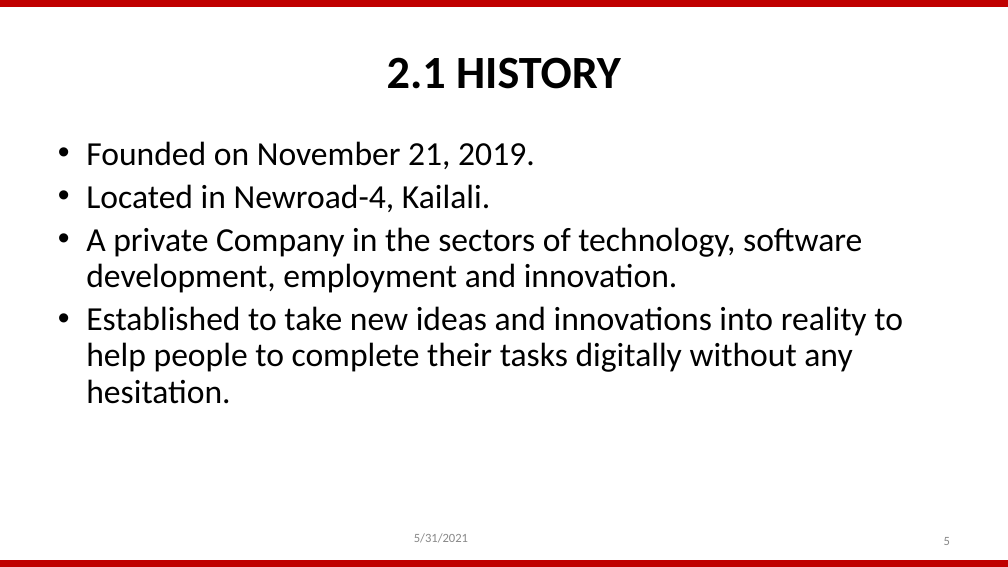
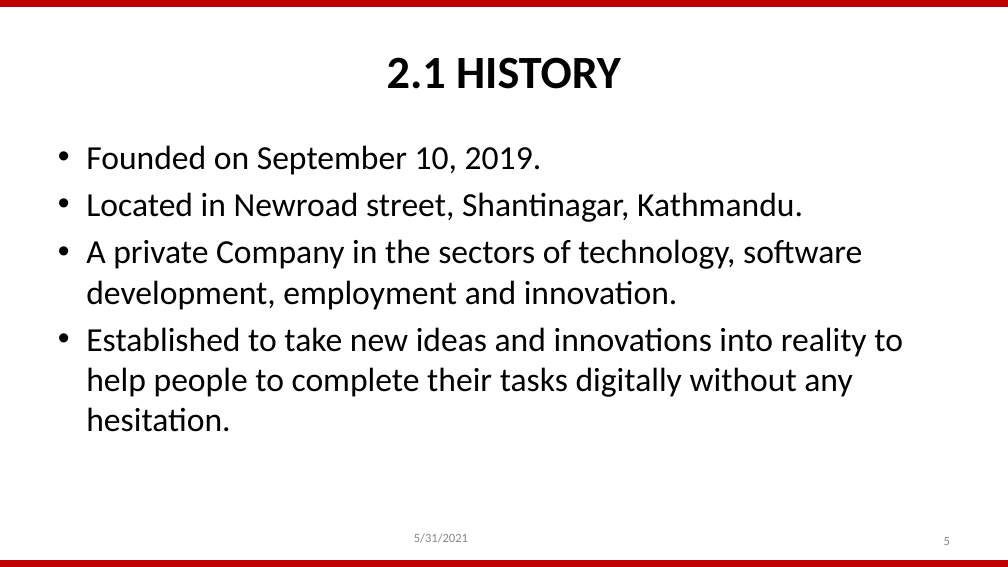
Before and after one commit to Yuwak7575/Reports, a slide deck: slide 5 of intern presentation.pptx. Drawn at 1008x567 pixels with LibreOffice and Linux fonts; fonts in the diff are those of the drawing; background and template pictures are left out. Boxes give left, top, right and bottom in pixels: in the first picture for what was removed or moved away, otherwise in the second. Text is boxed around its words. In the diff, an @@ line names an element or a change of style, - is before the commit and + after.

```diff
--- a/intern presentation.pptx
+++ b/intern presentation.pptx
@@ text at [86,145,803,222]: text changed @@
-• Founded on November 21, 2019.
-• Located in Newroad-4, Kailali.
+• Founded on September 10, 2019.
+• Located in Newroad street, Shantinagar, Kathmandu.
@@ text at [86,239,903,432]: line spacing 0.9 to 1 @@
```
Also in this commit, not shown: 1 other slide changed.
